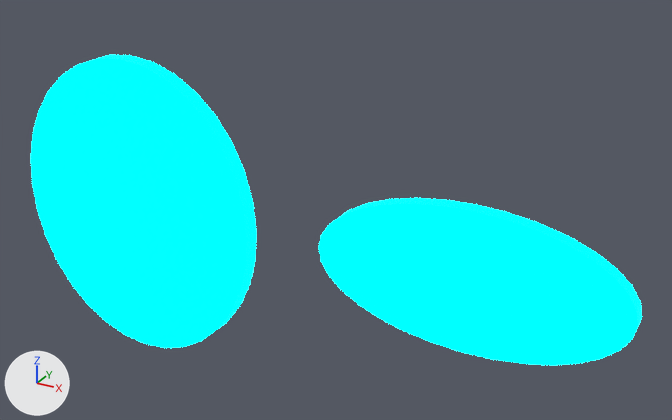
What one commit did to the glTF model createdAssets/oblivion.glb.
The view is the same before and after, from a 50 mm lens placed at (0.557, -1.303, 2.304), pointed at (0.045, -0.373, 1.839). Arrows for +X, +Y and +Z are at lower left; the lights stay in place. Where no turn or scale is listed for an object, it has been applied to the vertices.
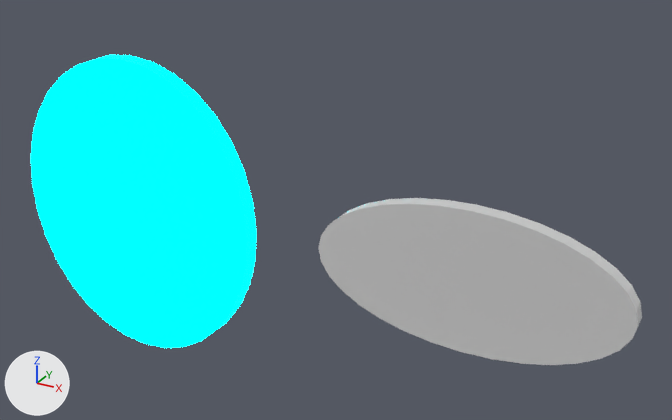
Changed parts and their boxes [x1, y1, x2, y2] in the pictures (672 x 420 px):
```json
{"object": "Cylinder.001", "change": "recoloured, surface changed", "before": [80, 198, 642, 365], "after": [80, 198, 642, 365], "on screen": "cyan to white"}
```

Edits to the scene script, one JSON object a line:
```json
{"op": "set", "path": "mat_glow_001.base_color", "old": "(0.0, 0.0, 0.0)", "new": "(0.8, 0.8, 0.8)", "note": "black #000000 -> white #e7e7e7"}
{"op": "remove", "block": "mat_glow_001", "code": "mat_glow_001.emission_color = (0.0, 0.821, 1.0)  # cyan #00eaff"}
{"op": "remove", "block": "mat_glow_001", "code": "mat_glow_001.emission_strength = 12.26"}
```
